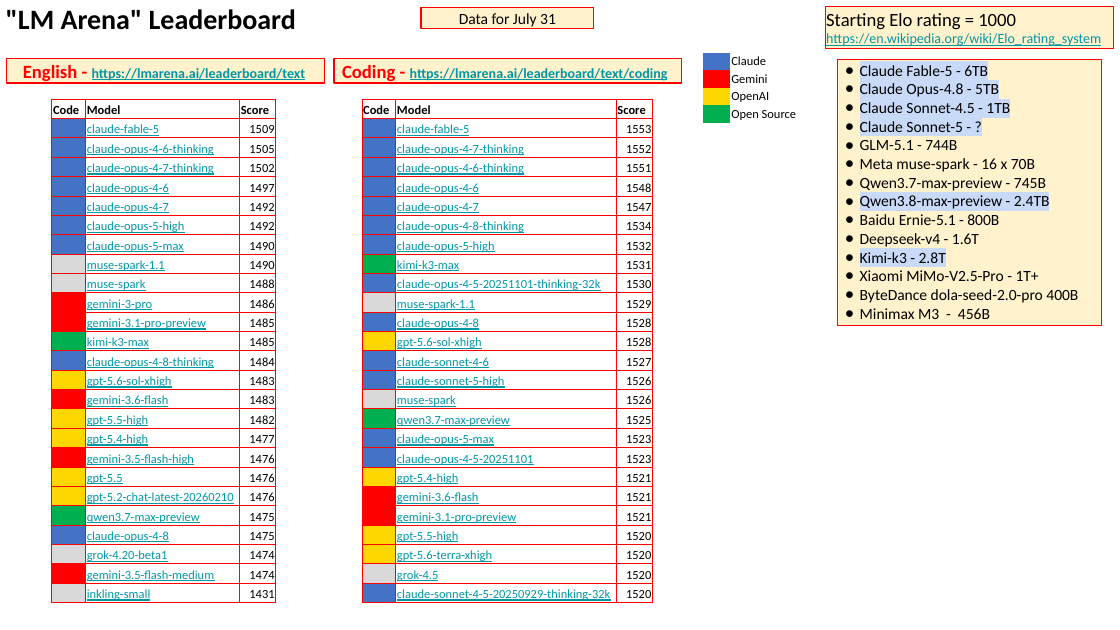
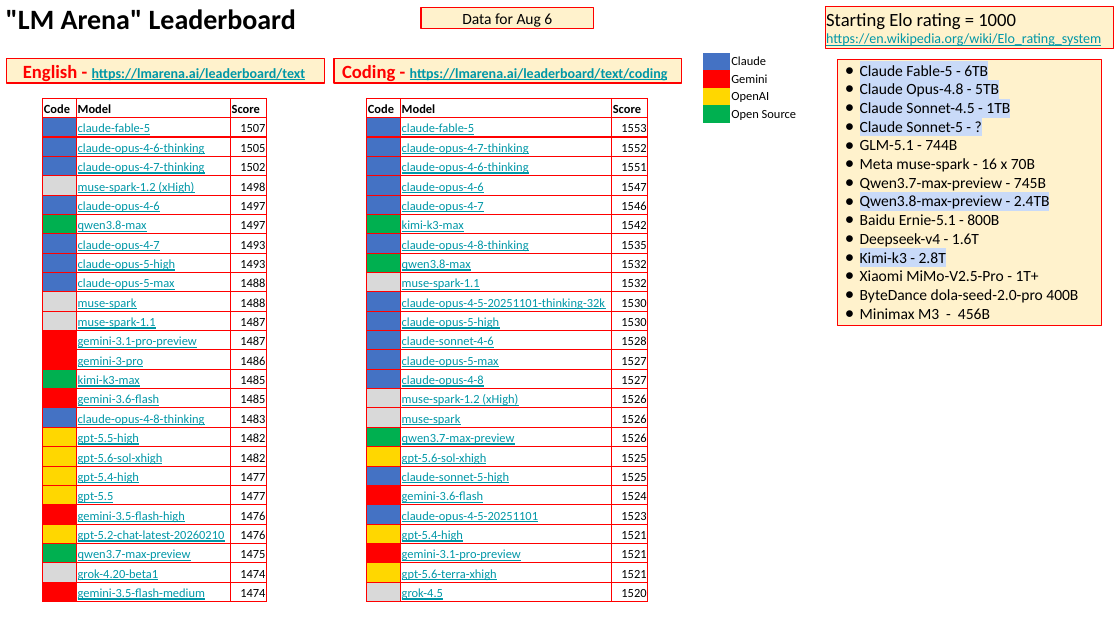
Before and after one commit to lselector/seminar, a slide deck: slide 2 of 2026/2026-08-07-AI-Updates.pptx. Drawn at 1120x630 pixels with LibreOffice and Linux fonts; fonts in the diff are those of the drawing. Boxes give left, top, right and bottom in pixels: in the first picture for what was removed or moved away, otherwise in the second. Text is boxed around its words. In the diff, an @@ line names an element or a change of style, - is before the commit and + after.

Commit message:
update

```diff
--- a/2026/2026-08-07-AI-Updates.pptx
+++ b/2026/2026-08-07-AI-Updates.pptx
@@ text in rectangle at <box>462,13,552,29</box>: text changed @@
-Data for July 31
+Data for Aug 6
@@ table at <box>43,99,267,604</box> @@
-row 2, column 3: 1509
+row 2, column 3: 1507
+row 5: ■ | muse-spark-1.2 (xHigh) | 1498
-row 7, column 2: claude-opus-4-7
+row 7, column 2: qwen3.8-max
-row 7, column 3: 1492
+row 7, column 3: 1497
-row 8, column 2: claude-opus-5-high
+row 8, column 2: claude-opus-4-7
-row 8, column 3: 1492
+row 8, column 3: 1493
-row 9, column 2: claude-opus-5-max
+row 9, column 2: claude-opus-5-high
-row 9, column 3: 1490
+row 9, column 3: 1493
-row 10, column 2: muse-spark-1.1
+row 10, column 2: claude-opus-5-max
-row 10, column 3: 1490
+row 10, column 3: 1488
+row 12: ■ | muse-spark-1.1 | 1487
+row 13: ■ | gemini-3.1-pro-preview | 1487
-row 12: ■ | gemini-3.1-pro-preview | 1485
-row 14: ■ | claude-opus-4-8-thinking | 1484
-row 15: ■ | gpt-5.6-sol-xhigh | 1483
-row 16: ■ | gemini-3.6-flash | 1483
+row 16: ■ | gemini-3.6-flash | 1485
+row 17: ■ | claude-opus-4-8-thinking | 1483
+row 19: ■ | gpt-5.6-sol-xhigh | 1482
+row 21: ■ | gpt-5.5 | 1477
-row 20: ■ | gpt-5.5 | 1476
-row 23: ■ | claude-opus-4-8 | 1475
-row 26: ■ | inkling-small | 1431
@@ fill #4472C4 to #D9D9D9 in row 5, column 1 @@
@@ fill #4472C4 to #00B050 in row 7, column 1 @@
@@ fill #D9D9D9 to #4472C4 in 2 cells @@
@@ fill #FF0000 to #D9D9D9 in 3 cells @@
@@ fill #00B050 to #FF0000 in 2 cells @@
@@ fill #4472C4 to #FF0000 in row 14, column 1 @@
@@ fill #FFD700 to #00B050 in row 15, column 1 @@
@@ fill #FFD700 to #4472C4 in row 17, column 1 @@
@@ fill #FF0000 to #FFD700 in row 19, column 1 @@
@@ fill #4472C4 to #FFD700 in row 23, column 1 @@
@@ fill #D9D9D9 to #00B050 in row 24, column 1 @@
@@ fill #D9D9D9 to #FF0000 in row 26, column 1 @@
@@ text colour #4472C4 to #D9D9D9, text colour #4472C4 to #00B050, text colour #4472C4 to #FF0000, text colour #FFD700 to #00B050, text colour #FFD700 to #4472C4, text colour #FF0000 to #FFD700, text colour #4472C4 to #FFD700, text colour #D9D9D9 to #00B050, text colour #D9D9D9 to #FF0000 in "■" @@
@@ text colour #D9D9D9 to #4472C4, text colour #00B050 to #FF0000 in "■", "■" @@
@@ text colour #FF0000 to #D9D9D9 in "■", "■", "■" @@
@@ table: place and size @@
-table at <box>52,100,276,605</box>
+table at <box>43,99,267,604</box>
@@ table at <box>366,99,647,604</box> @@
-row 5: ■ | claude-opus-4-6 | 1548
-row 6: ■ | claude-opus-4-7 | 1547
-row 7: ■ | claude-opus-4-8-thinking | 1534
-row 8: ■ | claude-opus-5-high | 1532
-row 9: ■ | kimi-k3-max | 1531
+row 5: ■ | claude-opus-4-6 | 1547
+row 6: ■ | claude-opus-4-7 | 1546
+row 7: ■ | kimi-k3-max | 1542
+row 8: ■ | claude-opus-4-8-thinking | 1535
+row 9: ■ | qwen3.8-max | 1532
+row 10: ■ | muse-spark-1.1 | 1532
-row 12, column 2: muse-spark-1.1
+row 12, column 2: claude-opus-5-high
-row 12, column 3: 1529
+row 12, column 3: 1530
-row 13, column 2: claude-opus-4-8
+row 13, column 2: claude-sonnet-4-6
-row 14, column 2: gpt-5.6-sol-xhigh
+row 14, column 2: claude-opus-5-max
-row 14, column 3: 1528
+row 14, column 3: 1527
-row 15, column 2: claude-sonnet-4-6
+row 15, column 2: claude-opus-4-8
-row 16, column 2: claude-sonnet-5-high
+row 16, column 2: muse-spark-1.2 (xHigh)
-row 17: ■ | qwen3.7-max-preview | 1525
-row 18: ■ | claude-opus-5-max | 1523
+row 18: ■ | qwen3.7-max-preview | 1526
+row 19: ■ | gpt-5.6-sol-xhigh | 1525
+row 20: ■ | claude-sonnet-5-high | 1525
+row 21: ■ | gemini-3.6-flash | 1524
-row 21: ■ | gemini-3.6-flash | 1521
-row 23: ■ | gpt-5.5-high | 1520
-row 24: ■ | gpt-5.6-terra-xhigh | 1520
+row 25: ■ | gpt-5.6-terra-xhigh | 1521
-row 26: ■ | claude-sonnet-4-5-20250929-thinking-32k | 1520
@@ fill #4472C4 to #00B050 in 2 cells @@
@@ fill #4472C4 to #D9D9D9 in 2 cells @@
@@ fill #D9D9D9 to #4472C4 in row 11, column 1 @@
@@ fill #FFD700 to #4472C4 in 2 cells @@
@@ fill #00B050 to #D9D9D9 in row 17, column 1 @@
@@ fill #4472C4 to #FFD700 in row 19, column 1 @@
@@ fill #FF0000 to #4472C4 in row 22, column 1 @@
@@ fill #FFD700 to #FF0000 in row 24, column 1 @@
@@ fill #D9D9D9 to #FFD700 in row 25, column 1 @@
@@ text colour #4472C4 to #00B050, text colour #4472C4 to #D9D9D9, text colour #FFD700 to #4472C4 in "■", "■" @@
@@ text colour #D9D9D9 to #4472C4, text colour #00B050 to #D9D9D9, text colour #4472C4 to #FFD700, text colour #FF0000 to #4472C4, text colour #FFD700 to #FF0000, text colour #D9D9D9 to #FFD700 in "■" @@
@@ table: place and size @@
-table at <box>362,100,652,605</box>
+table at <box>366,99,647,604</box>
```
Also in this commit, not shown: 13 other slides changed, 7 slides added.
